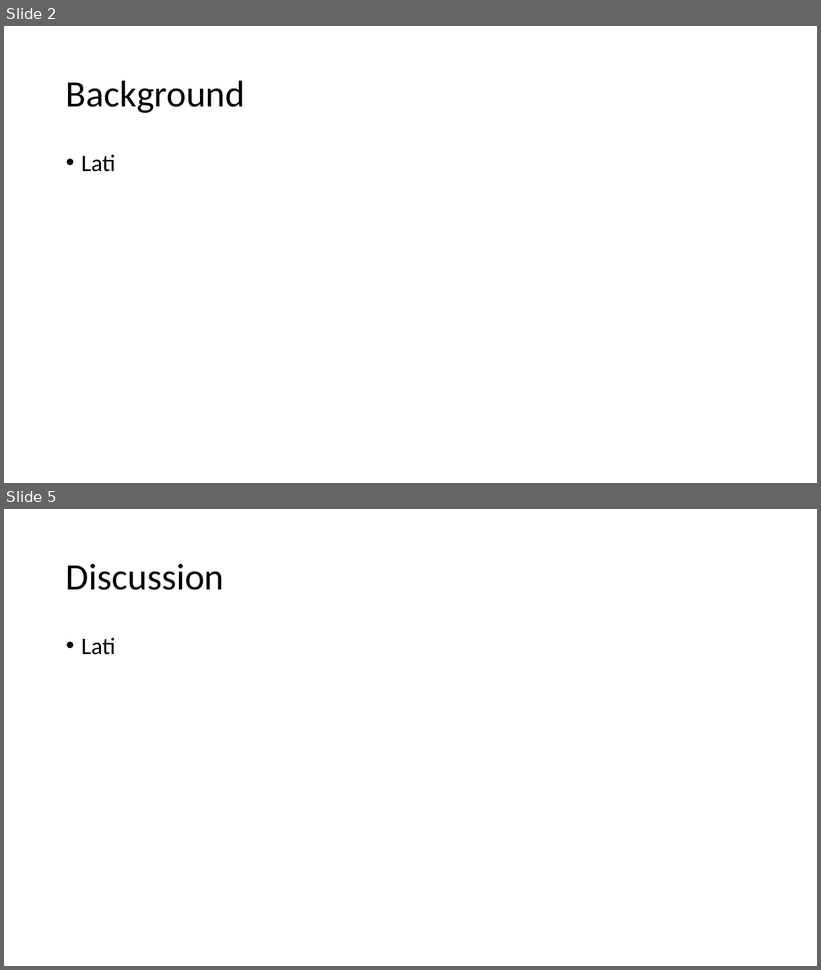
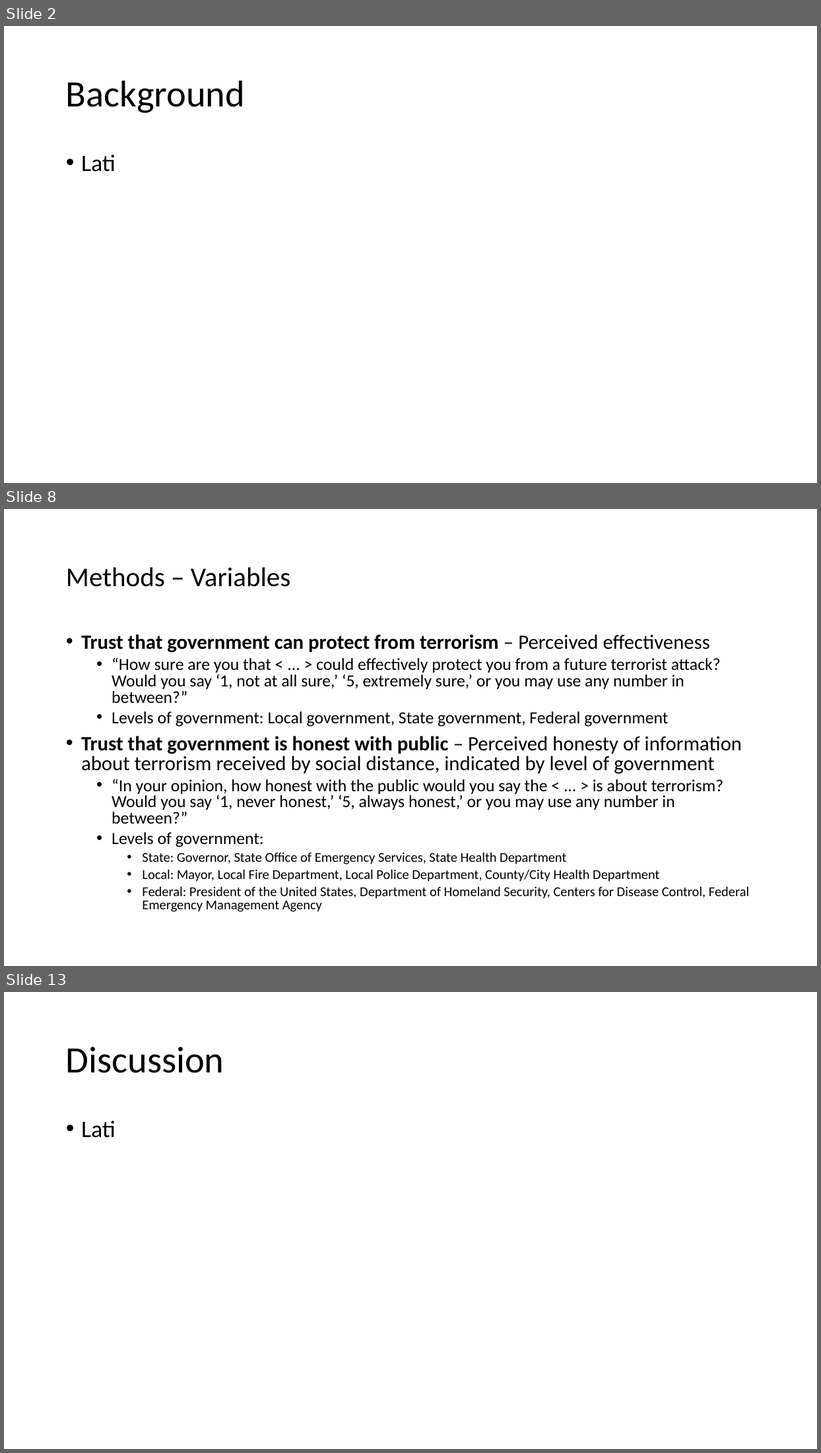
Before and after one commit to ska247/ADA-Final-Project, a slide deck: ADA Presentation.pptx. Shown one above the other, each under a label of ours: slides 2 and 5 before the commit, slides 2, 8 and 13 after it; the slides between them are not shown. The pictures are 821x970 and 821x1453 pixels, drawn with LibreOffice and Linux fonts; fonts in the diff are those of the drawing. Boxes give left, top, right and bottom in pixels: in the first picture for what was removed or moved away, otherwise in the second. Text is boxed around its words. In the diff, an @@ line names an element or a change of style, - is before the commit and + after.

```diff
--- a/ADA Presentation.pptx
+++ b/ADA Presentation.pptx
@@ slide 8 added at [4, 509, 817, 966], background #FFFFFF @@
@@ title added at [66, 567, 291, 587], 32 pt, text #000000 @@
+Methods – Variables
@@ text added at [81, 634, 749, 912], 20 pt, text #000000 @@
+• Trust that government can protect from terrorism – Perceived effectiveness
+  • “How sure are you that < ... > could effectively protect you from a future terrorist attack? Would you say ‘1, not at all sure,’ ‘5, extremely sure,’ or you may use any number in between?”
+  • Levels of government: Local government, State government, Federal government
+• Trust that government is honest with public – Perceived honesty of information about terrorism received by social distance, indicated by level of government
+  • “In your opinion, how honest with the public would you say the < ... > is about terrorism? Would you say ‘1, never honest,’ ‘5, always honest,’ or you may use any number in between?”
+  • Levels of government:
+    • State: Governor, State Office of Emergency Services, State Health Department
+    • Local: Mayor, Local Fire Department, Local Police Department, County/City Health Department
+    • Federal: President of the United States, Department of Homeland Security, Centers for Disease Control, Federal Emergency Management Agency
@@ what was slide 5 is now slide 13 @@
```
Also in this commit, not shown: 10 other slides added, 3 slides removed.
